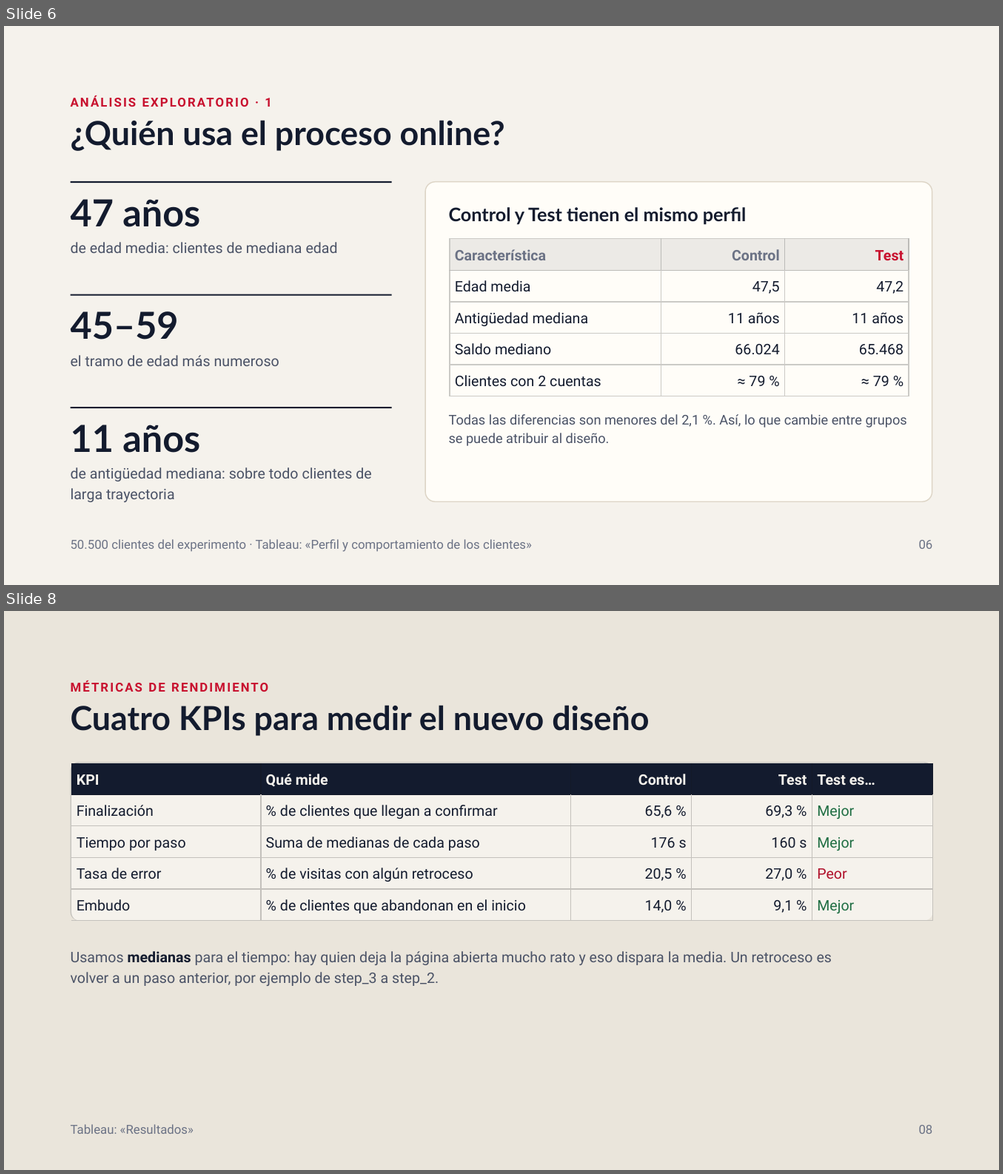
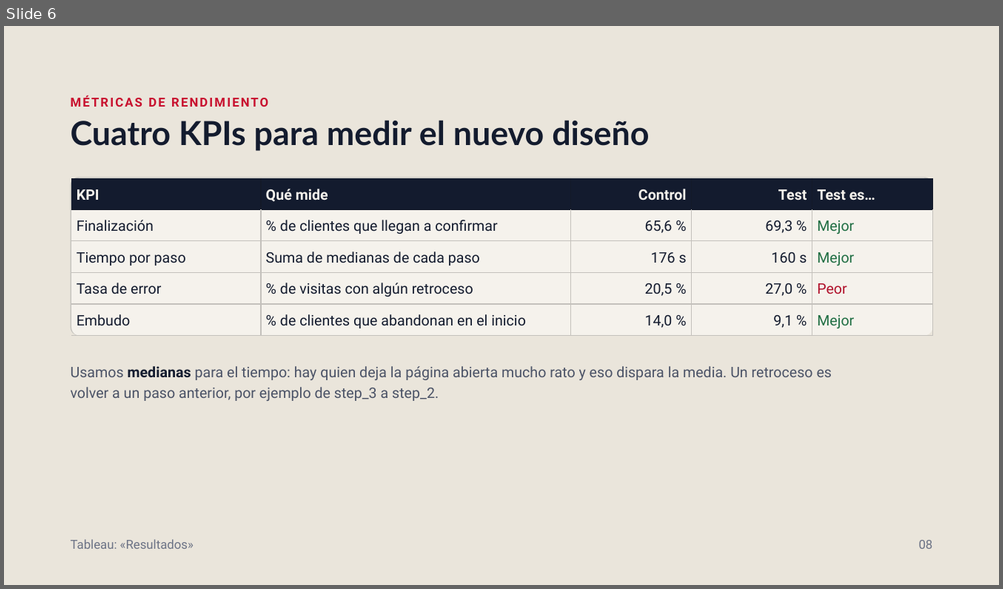
Before and after one commit to beafernandez22/Project_Vanguard_ab_Test, a slide deck: outputs/Vanguard_Presentación.pptx. Shown one above the other, each under a label of ours: slides 6 and 8 before the commit, slide 6 after it; the slides between them are not shown. The pictures are 1003x1174 and 1003x589 pixels, drawn with LibreOffice and Linux fonts; fonts in the diff are those of the drawing. Boxes give left, top, right and bottom in pixels: in the first picture for what was removed or moved away, otherwise in the second. Text is boxed around its words. In the diff, an @@ line names an element or a change of style, - is before the commit and + after.

Commit message:
cambios en ppt y tableau

```diff
--- a/outputs/Vanguard_Presentación.pptx
+++ b/outputs/Vanguard_Presentación.pptx
@@ slide 6 removed at (4,26,999,585), background #F5F2EC @@
@@ text removed at (264,98,272,107) @@
-ANÁLISIS EXPLORATORIO · 1
@@ title removed at (71,120,505,151) @@
-¿Quién usa el proceso online?
@@ line removed from (71, 182) to (391, 182) @@
@@ text removed at (71,199,200,227) @@
-47 años
@@ rounded rectangle removed at (426,182,932,502) @@
@@ text removed at (449,207,746,225) @@
-Control y Test tienen el mismo perfil
@@ text removed at (71,242,338,253) @@
-de edad media: clientes de mediana edad
@@ table removed at (449,239,908,397), 5 rows, 3 columns @@
-Característica | Control | Test
-Edad media | 47,5 | 47,2
-Antigüedad mediana | 11 años | 11 años
-Saldo mediano | 66.024 | 65.468
-Clientes con 2 cuentas | ≈ 79 % | ≈ 79 %
@@ line removed from (71, 295) to (391, 295) @@
@@ text removed at (71,312,179,340) @@
-45–59
@@ text removed at (71,355,279,366) @@
-el tramo de edad más numeroso
@@ line removed from (71, 408) to (391, 408) @@
@@ text removed at (71,425,200,453) @@
-11 años
@@ text removed at (449,414,907,446) @@
-Todas las diferencias son menores del 2,1 %. Así, lo que cambie entre grupos se puede atribuir al diseño.
@@ text removed at (71,468,371,503) @@
-de antigüedad mediana: sobre todo clientes de larga trayectoria
@@ text removed at (71,540,532,552) @@
-50.500 clientes del experimento · Tableau: «Perfil y comportamiento de los clientes»
@@ text removed at (919,540,933,549) @@
-06
@@ what was slide 8 is now slide 6 @@
```
Also in this commit, not shown: 6 slides changed, 4 other slides removed, 1 other file.
